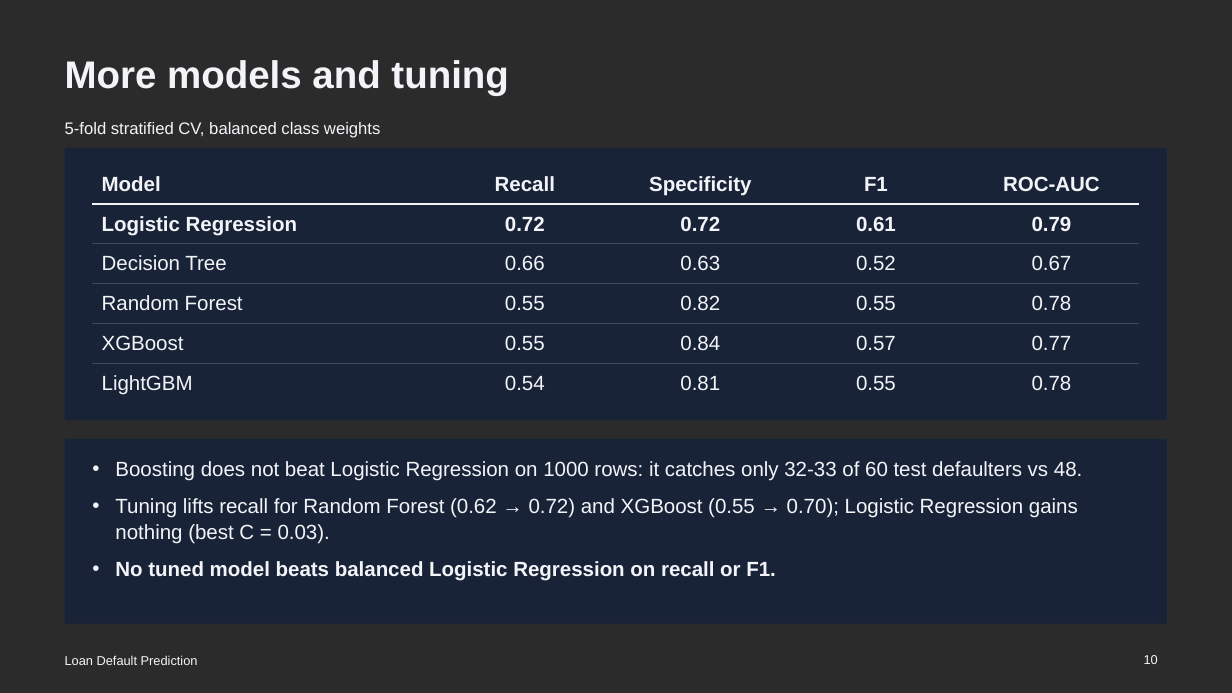
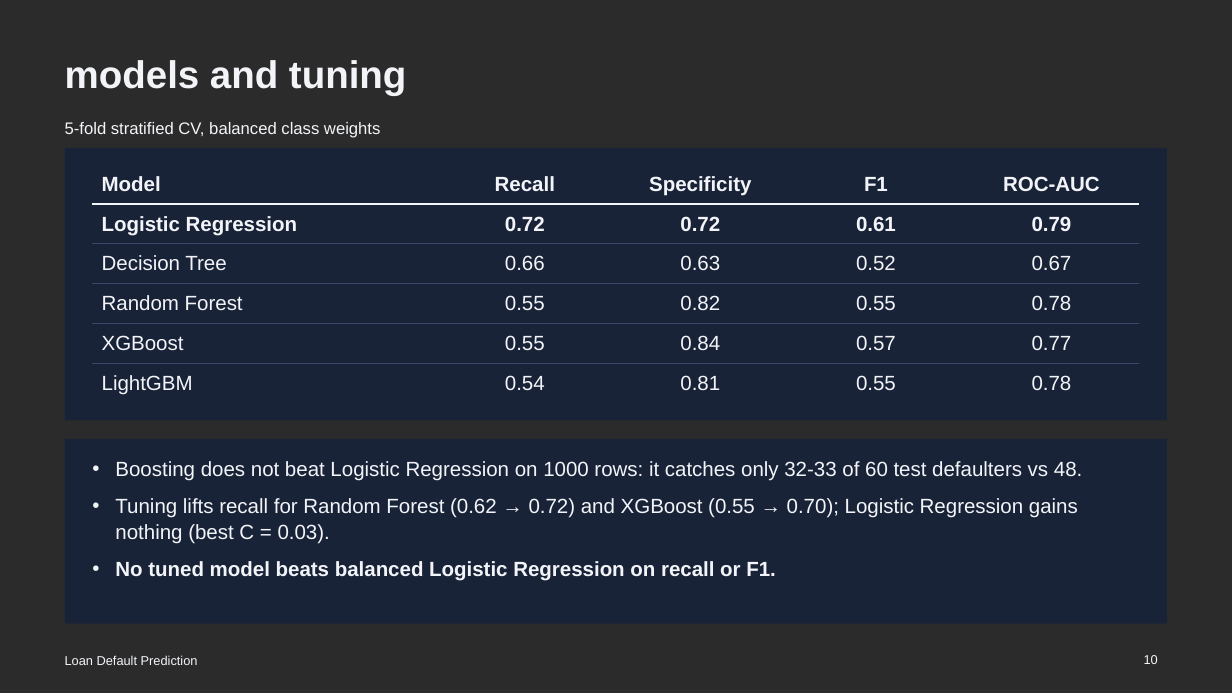
Before and after one commit to AabhasK/Credit-Risk-Predictor, a slide deck: slide 10 of report/ppt.pptx. Drawn at 1232x693 pixels with LibreOffice and Linux fonts; fonts in the diff are those of the drawing; background and template pictures are left out; a plain dark background stands for a picture behind light text. Boxes give left, top, right and bottom in pixels: in the first picture for what was removed or moved away, otherwise in the second. Text is boxed around its words. In the diff, an @@ line names an element or a change of style, - is before the commit and + after.

```diff
--- a/report/ppt.pptx
+++ b/report/ppt.pptx
@@ title at bbox=[65, 60, 406, 96]: text changed @@
-More models and tuning
+models and tuning
```
Also in this commit, not shown: 4 other slides changed.
